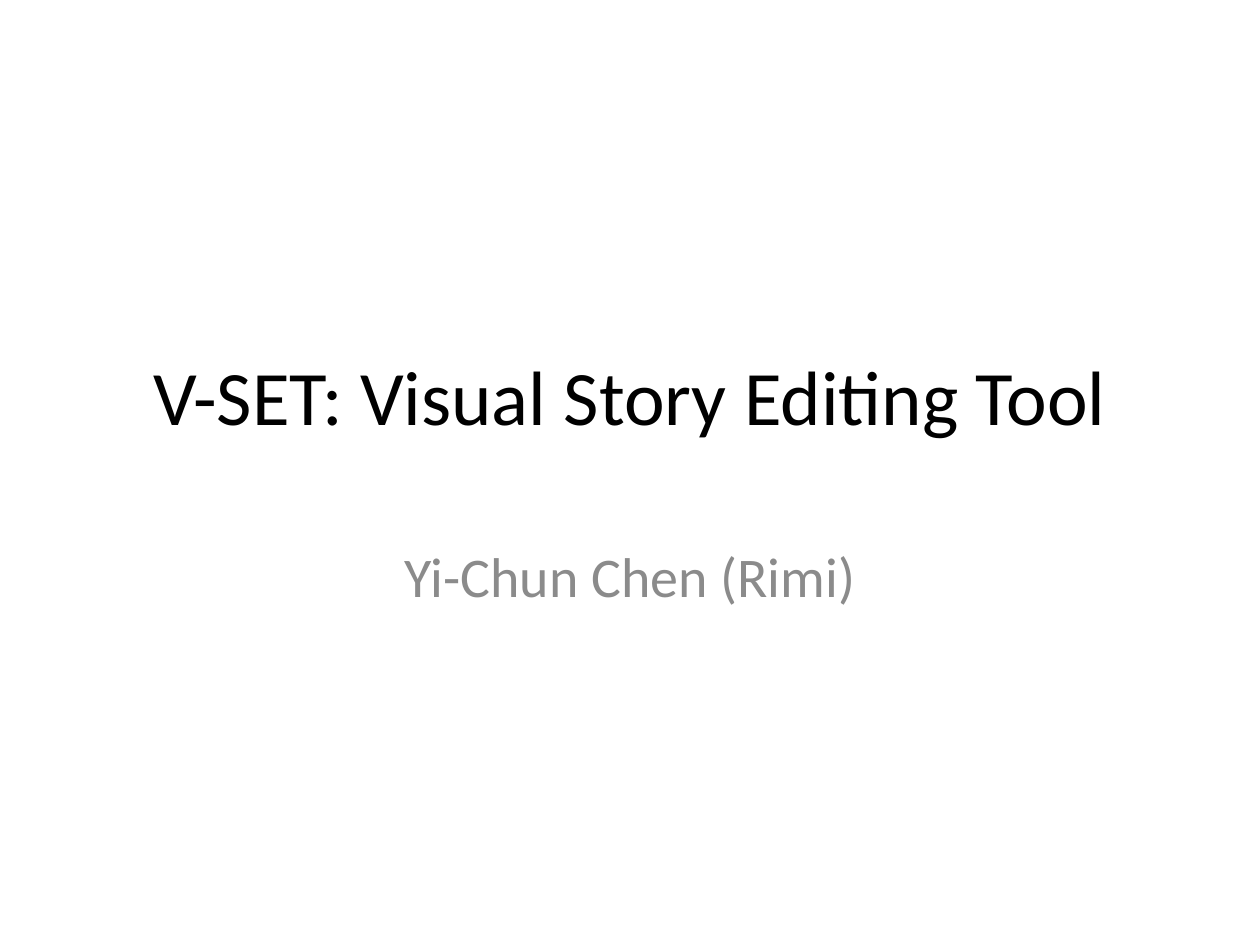
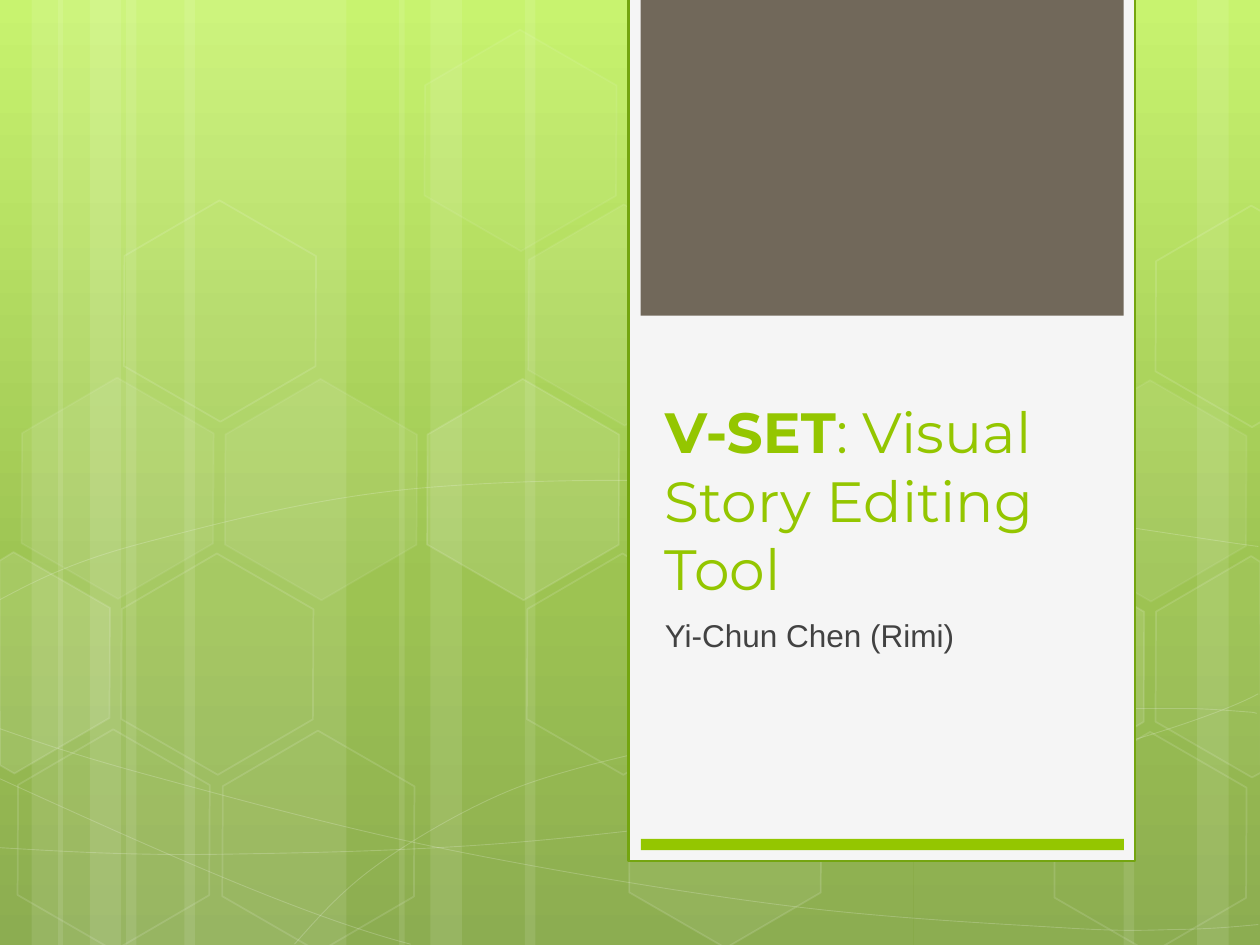
Before and after one commit to RimiChen/2016_V_SET, a slide deck: slide 1 of V-SET.pptx. Drawn at 1260x945 pixels with LibreOffice and Linux fonts; fonts in the diff are those of the drawing. Boxes give left, top, right and bottom in pixels: in the first picture for what was removed or moved away, otherwise in the second. Text is boxed around its words. In the diff, an @@ line names an element or a change of style, - is before the commit and + after.

Commit message:
update presentation slide
update presentation slide

```diff
--- a/V-SET.pptx
+++ b/V-SET.pptx
@@ background #FFFFFF to gradient #C3F35F to #93BF3F to #81A53E @@
@@ rectangle added at box(629, 0, 1135, 862), fill #F5F5F5, outline #74A510 1.25 pt @@
@@ rectangle added at box(640, 0, 1123, 316), fill #71685A @@
@@ group added at box(0, 0, 1260, 945): 14 hexagons, 12 rectangles, 8 freeform shapes @@
@@ title "V-SET: Visual Story Editing Tool": place and size @@
-title "V-SET: Visual Story Editing Tool" at box(153, 371, 1105, 439)
+title "V-SET: Visual Story Editing Tool" at box(665, 411, 1033, 591)
@@ title "V-SET: Visual Story Editing Tool" at box(665, 411, 1033, 591): size 44 to 32.4 pt, font Calibri to Montserrat, text colour #000000 to #94C600; bold on in "V-SET:"; alignment centre to left; vertical alignment middle to bottom @@
@@ subtitle "Yi-Chun Chen (Rimi)": place and size @@
-subtitle "Yi-Chun Chen (Rimi)" at box(404, 556, 855, 605)
+subtitle "Yi-Chun Chen (Rimi)" at box(665, 624, 954, 653)
@@ subtitle "Yi-Chun Chen (Rimi)" at box(665, 624, 954, 653): size 32 to 18 pt, font Calibri to Arial, text colour #8C8C8C to #424242; alignment centre to left; less space between paragraphs @@
@@ rectangle added at box(641, 839, 1124, 850), fill #94C600 @@
```
Also in this commit, not shown: 9 slides added, 10 other files.
